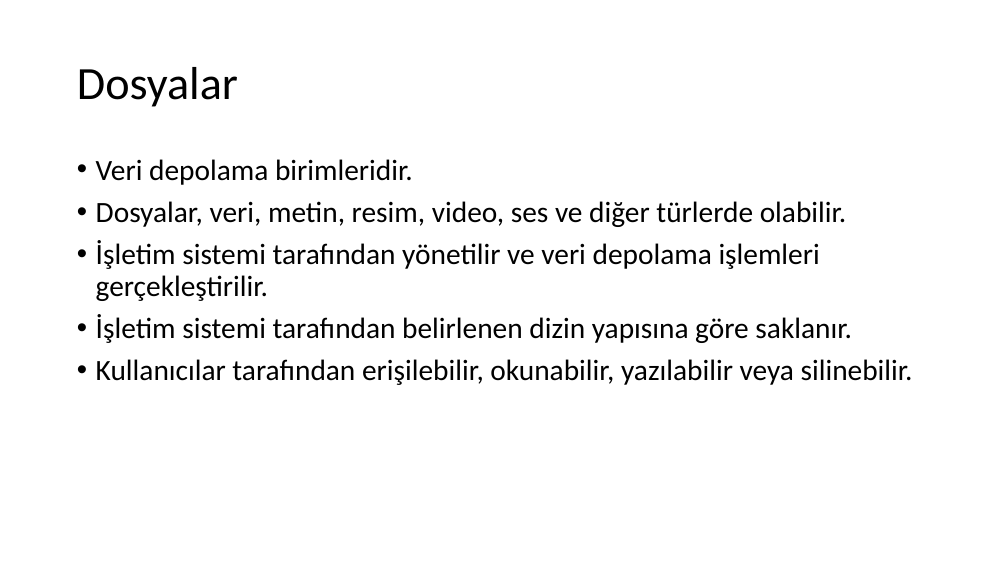
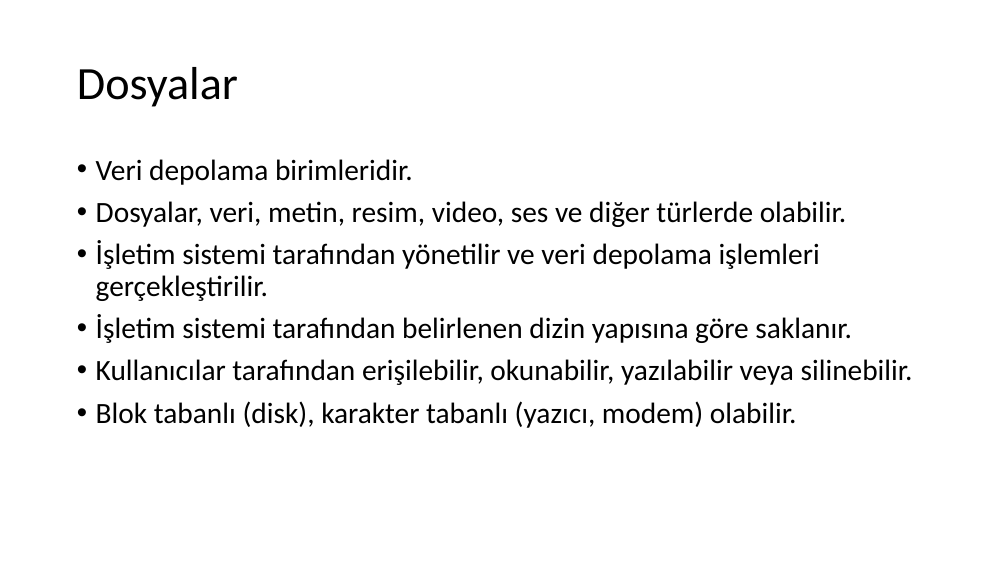
Before and after one commit to sercankulcu/sercankulcu.github.io, a slide deck: slide 60 of assets/teaching/os/1_Bolum_1_Giris.pptx (slide 59 before the commit). Drawn at 1008x567 pixels with LibreOffice and Linux fonts; fonts in the diff are those of the drawing. Boxes give left, top, right and bottom in pixels: in the first picture for what was removed or moved away, otherwise in the second. Text is boxed around its words. In the diff, an @@ line names an element or a change of style, - is before the commit and + after.

```diff
--- a/assets/teaching/os/1_Bolum_1_Giris.pptx
+++ b/assets/teaching/os/1_Bolum_1_Giris.pptx
@@ text at (x1=96, y1=401, x2=797, y2=428): paragraph added @@
+• Blok tabanlı (disk), karakter tabanlı (yazıcı, modem) olabilir.
```
Also in this commit, not shown: 6 other slides changed, 3 slides added, 3 other files.
